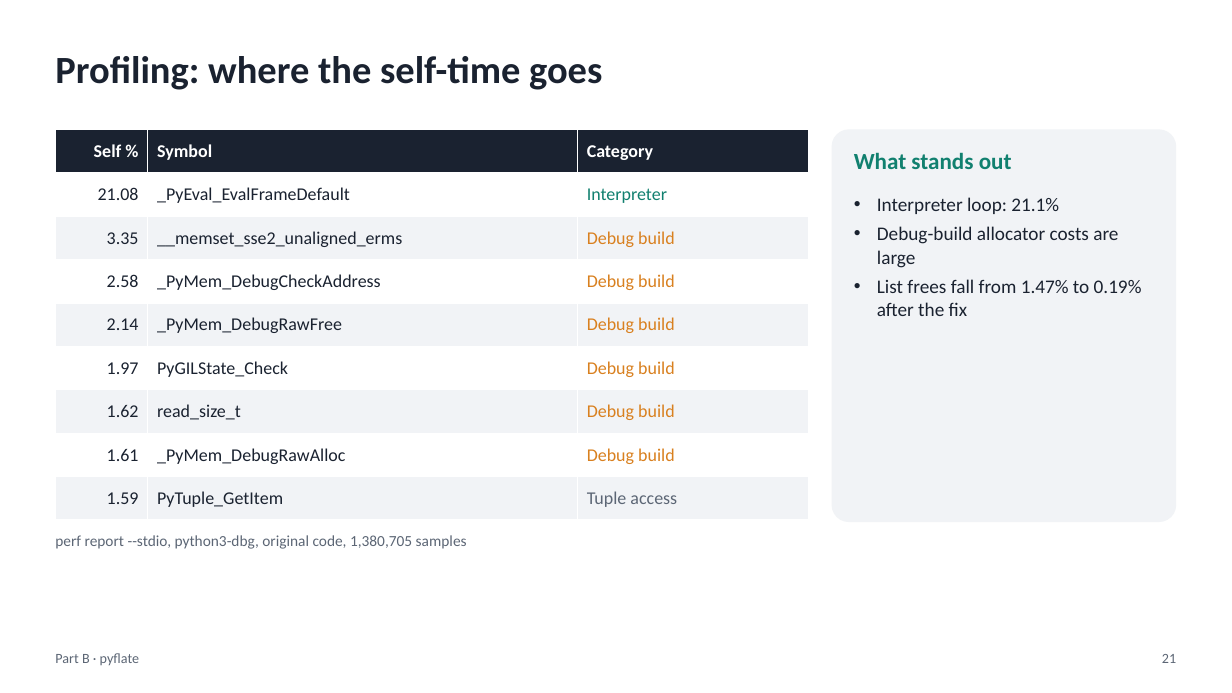
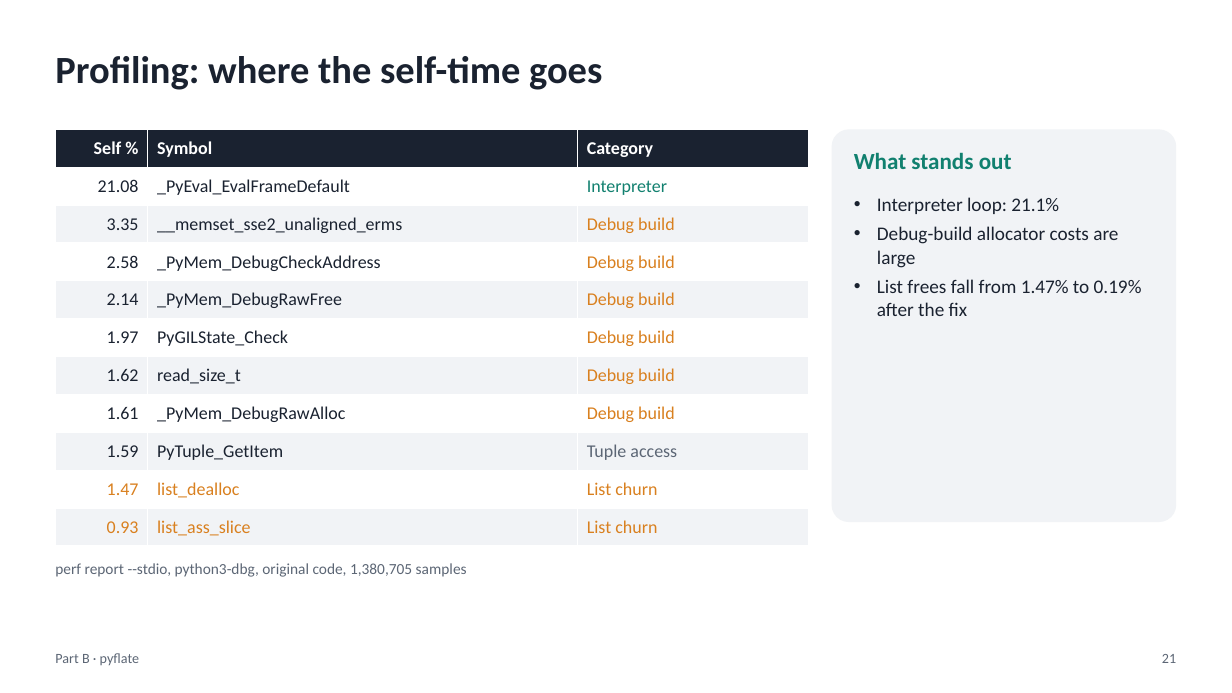
Before and after one commit to muhameedm/hw-sw-codesign-project, a slide deck: slide 21 of presentation/presentation.pptx. Drawn at 1232x693 pixels with LibreOffice and Linux fonts; fonts in the diff are those of the drawing. Boxes give left, top, right and bottom in pixels: in the first picture for what was removed or moved away, otherwise in the second. Text is boxed around its words. In the diff, an @@ line names an element or a change of style, - is before the commit and + after.

```diff
--- a/presentation/presentation.pptx
+++ b/presentation/presentation.pptx
@@ table at [55, 129, 809, 546] @@
+row 10: 1.47 | list_dealloc | List churn
+row 11: 0.93 | list_ass_slice | List churn
@@ text "perf report --stdio, python3-dbg, original ...": place and size @@
-text "perf report --stdio, python3-dbg, original ..." at [55, 535, 467, 549]
+text "perf report --stdio, python3-dbg, original ..." at [55, 563, 467, 577]
```
Also in this commit, not shown: 4 other slides changed, 6 slides added.
